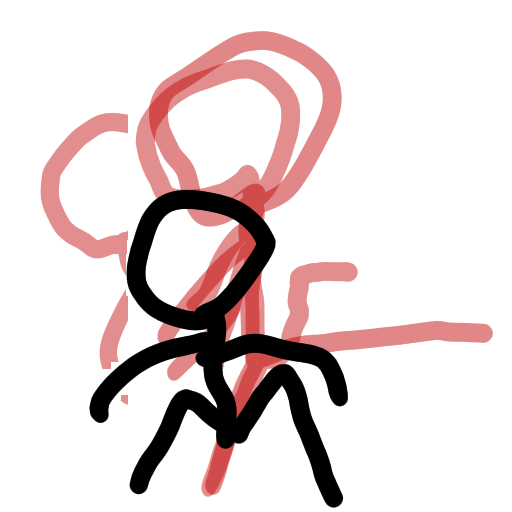
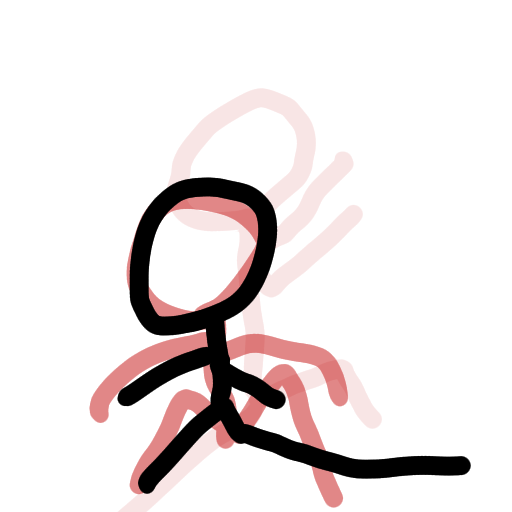
The second 512x512 image is a revision of the first. Changes to its layers:
painted on "Maalitaso 1" over bbox(128, 64, 384, 512)
